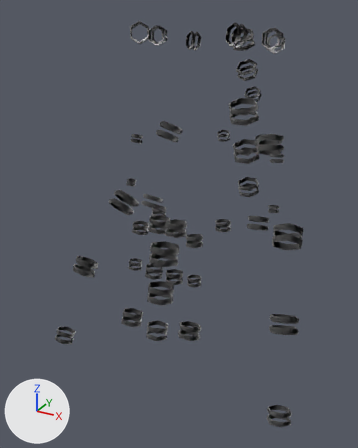
The glTF model assets/giant/parts/Beads_bronze.glb as it was, and as the next commit left it.
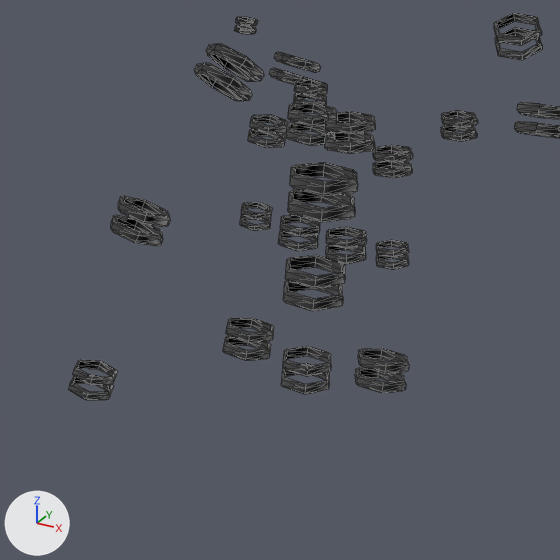
Old and new are each drawn whole from a 50 mm lens placed at (0.547, -1.248, 3.66), pointed at (-0.056, -0.151, 3.111) and again close up on the part from 7% to 74% of the width and 38% to 92% of the height. The lights are fixed; the arrows at lower left show +X, +Y and +Z. The last two pictures show the newer version. The close-ups show mesh edges as thin lines. Materials are left out; every surface is plain grey. Vertices at exactly the same position are counted once.

The first close-up shows 'Beads_bronze'.
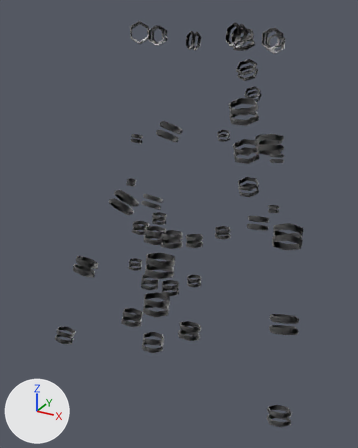
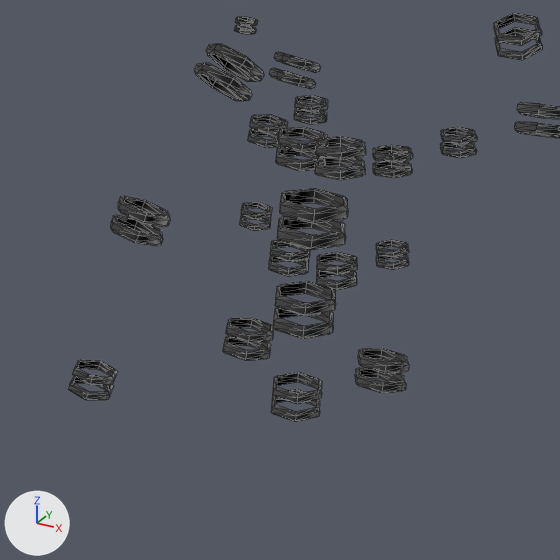
The newer file adds a shape key; the second version is drawn at full value of the shape key 'chin' of 'Beads_bronze', and the change is written as the vertex moves it makes.

Where the change shows, as pixel boxes (x1, y1, x2, y2) in the close-ups (560 x 560 px; the box of a moved part takes in the faces that stretch with it):
'Beads_bronze', reshaped: before (68, 13, 560, 400); after (68, 13, 560, 422)
part 1 of me_beads_bronze, moved or reshaped: before (325, 111, 375, 134); after (315, 136, 366, 160)
part 2 of me_beads_bronze, moved or reshaped: before (325, 132, 375, 154); after (315, 157, 365, 180)
part 3 of me_beads_bronze, moved or reshaped: before (326, 227, 367, 249); after (317, 252, 357, 275)
part 4 of me_beads_bronze, moved or reshaped: before (326, 245, 366, 264); after (317, 270, 357, 290)
part 5 of me_beads_bronze, moved or reshaped: before (288, 102, 337, 127); after (278, 127, 328, 152)
part 6 of me_beads_bronze, moved or reshaped: before (286, 122, 335, 146); after (276, 146, 325, 171)
part 7 of me_beads_bronze, moved or reshaped: before (280, 215, 320, 237); after (270, 240, 310, 262)
part 8 of me_beads_bronze, moved or reshaped: before (279, 230, 318, 251); after (269, 252, 308, 277)
part 9 of me_beads_bronze, moved or reshaped: before (290, 162, 358, 196); after (280, 188, 348, 224)
part 10 of me_beads_bronze, moved or reshaped: before (288, 190, 355, 222); after (277, 216, 346, 250)
part 11 of me_beads_bronze, moved or reshaped: before (285, 255, 345, 289); after (275, 281, 336, 316)
part 12 of me_beads_bronze, moved or reshaped: before (283, 280, 343, 311); after (273, 302, 333, 339)
part 13 of me_beads_bronze, moved or reshaped: before (283, 346, 331, 377); after (273, 372, 322, 404)
part 14 of me_beads_bronze, moved or reshaped: before (281, 363, 329, 394); after (271, 389, 320, 422)
part 15 of me_beads_bronze, moved or reshaped: before (441, 110, 478, 128); after (441, 127, 477, 145)
part 16 of me_beads_bronze, moved or reshaped: before (441, 126, 477, 142); after (440, 142, 477, 158)
part 17 of me_beads_bronze, moved or reshaped: before (294, 79, 327, 96); after (295, 95, 328, 112)
part 18 of me_beads_bronze, moved or reshaped: before (294, 93, 326, 105); after (294, 109, 327, 125)

Patch to the scene script:
```diff
--- a/assets/giant/parts/Beads_bronze.glb.py
+++ b/assets/giant/parts/Beads_bronze.glb.py
@@ me_beads_bronze @@
-me_beads_bronze.from_pydata(...)  # 2064 vertices, 3096 faces; spans x -0.356..0.356, y -0.395..0.257, z 2.753..3.63
+me_beads_bronze.from_pydata(...)  # 2064 vertices, 3096 faces; spans x -0.356..0.356, y -0.415..0.257, z 2.753..3.63
+# me_beads_bronze part 1: the loose piece of 24 vertices spanning x -0.007..0.051, y -0.334..-0.283, z 3.178..3.197 is moved by (0.0, -0.02, -0.02)
+# me_beads_bronze part 2: the loose piece of 24 vertices spanning x -0.006..0.052, y -0.337..-0.286, z 3.158..3.177 is moved by (0.0, -0.02, -0.02)
+# me_beads_bronze part 3: the loose piece of 24 vertices spanning x 0.004..0.052, y -0.349..-0.307, z 3.057..3.073 is moved by (0.0, -0.02, -0.02)
+# me_beads_bronze part 4: the loose piece of 24 vertices spanning x 0.005..0.053, y -0.351..-0.31, z 3.041..3.057 is moved by (0.0, -0.02, -0.02)
+# me_beads_bronze part 5: the loose piece of 24 vertices spanning x -0.051..0.007, y -0.334..-0.283, z 3.178..3.197 is moved by (0.0, -0.02, -0.02)
+# me_beads_bronze part 6: the loose piece of 24 vertices spanning x -0.052..0.006, y -0.337..-0.286, z 3.158..3.177 is moved by (0.0, -0.02, -0.02)
+# me_beads_bronze part 7: the loose piece of 24 vertices spanning x -0.052..-0.004, y -0.349..-0.307, z 3.057..3.073 is moved by (0.0, -0.02, -0.02)
+# me_beads_bronze part 8: the loose piece of 24 vertices spanning x -0.053..-0.005, y -0.351..-0.31, z 3.041..3.057 is moved by (0.0, -0.02, -0.02)
+# me_beads_bronze part 9: the loose piece of 24 vertices spanning x -0.04..0.04, y -0.359..-0.29, z 3.112..3.139 is moved by (0.0, -0.021, -0.022)
+# me_beads_bronze part 10: the loose piece of 24 vertices spanning x -0.04..0.04, y -0.365..-0.295, z 3.084..3.112 is moved by (0.0, -0.021, -0.022)
+# me_beads_bronze part 11: the loose piece of 24 vertices spanning x -0.036..0.036, y -0.376..-0.314, z 3.013..3.037 is moved by (0.0, -0.021, -0.022)
+# me_beads_bronze part 12: the loose piece of 24 vertices spanning x -0.036..0.036, y -0.381..-0.318, z 2.988..3.013 is moved by (0.0, -0.021, -0.022)
+# me_beads_bronze part 13: the loose piece of 24 vertices spanning x -0.03..0.03, y -0.391..-0.339, z 2.913..2.934 is moved by (0.0, -0.021, -0.022)
+# me_beads_bronze part 14: the loose piece of 24 vertices spanning x -0.03..0.03, y -0.395..-0.343, z 2.893..2.913 is moved by (0.0, -0.021, -0.022)
+# me_beads_bronze part 15: the loose piece of 24 vertices spanning x 0.072..0.115, y -0.213..-0.175, z 3.157..3.169 is moved by (0.0, 0.0, -0.02)
+# me_beads_bronze part 16: the loose piece of 24 vertices spanning x 0.073..0.116, y -0.214..-0.177, z 3.142..3.154 is moved by (0.0, 0.0, -0.02)
+# me_beads_bronze part 17: the loose piece of 24 vertices spanning x -0.115..-0.071, y -0.213..-0.175, z 3.157..3.17 is moved by (0.0, 0.0, -0.02)
+# me_beads_bronze part 18: the loose piece of 24 vertices spanning x -0.115..-0.072, y -0.214..-0.177, z 3.142..3.155 is moved by (0.0, 0.0, -0.02)
```
